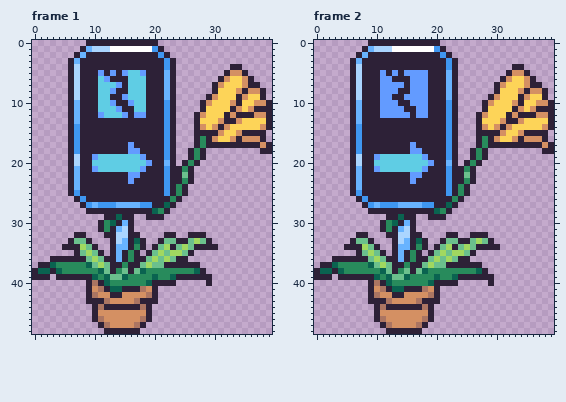
Two versions of one pixel-art file, raw_assets/Danny/eastsign.aseprite. The first picture shows the starting point.
40x49 pixels, 3 frames. Shown: frame 1, frame 2. The commit also changed other frames, which this record leaves out.
New version:
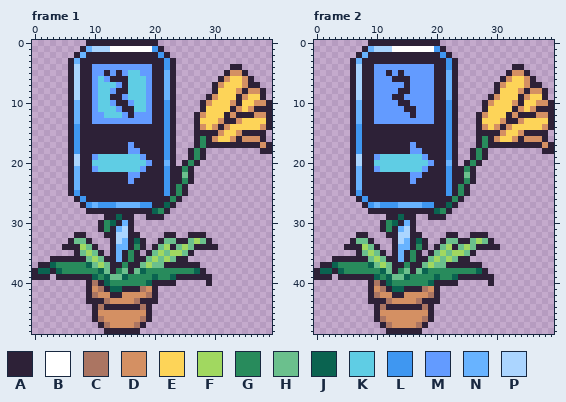
Palette (. is transparent): A #2d2137  B #ffffff  C #ab7562  D #d49063  E #fdd458  F #a1d860  G #288b5c  H #6bc08d  J #0a6350  K #5fcde4  L #3f97f1  M #639bff  N #68b3ff  P #abd5ff
Difference:
{"where": "frame 1"}
{"frame":1,"y":4,"x":10,"old":"AAAAAAAAAA","new":"MMMMMMMMMM"}
{"frame":1,"y":5,"x":10,"old":"A","new":"M"}
{"frame":1,"y":5,"x":19,"old":"A","new":"M"}
{"frame":1,"y":6,"x":10,"old":"A","new":"M"}
{"frame":1,"y":6,"x":19,"old":"A","new":"M"}
{"frame":1,"y":7,"x":10,"old":"A","new":"M"}
{"frame":1,"y":7,"x":19,"old":"A","new":"M"}
{"frame":1,"y":8,"x":10,"old":"A","new":"M"}
{"frame":1,"y":8,"x":19,"old":"A","new":"M"}
{"frame":1,"y":9,"x":10,"old":"A","new":"M"}
{"frame":1,"y":9,"x":19,"old":"A","new":"M"}
{"frame":1,"y":10,"x":10,"old":"A","new":"M"}
{"frame":1,"y":10,"x":19,"old":"A","new":"M"}
{"frame":1,"y":11,"x":10,"old":"A","new":"M"}
{"frame":1,"y":11,"x":19,"old":"A","new":"M"}
{"frame":1,"y":12,"x":10,"old":"A","new":"M"}
{"frame":1,"y":12,"x":19,"old":"A","new":"M"}
{"frame":1,"y":13,"x":10,"old":"AAAAAAAAAA","new":"MMMMMMMMMM"}
{"where": "frame 2"}
{"frame":2,"y":4,"x":10,"old":"AAAAAAAAAA","new":"MMMMMMMMMM"}
{"frame":2,"y":5,"x":10,"old":"A","new":"M"}
{"frame":2,"y":5,"x":19,"old":"A","new":"M"}
{"frame":2,"y":6,"x":10,"old":"A","new":"M"}
{"frame":2,"y":6,"x":19,"old":"A","new":"M"}
{"frame":2,"y":7,"x":10,"old":"A","new":"M"}
{"frame":2,"y":7,"x":19,"old":"A","new":"M"}
{"frame":2,"y":8,"x":10,"old":"A","new":"M"}
{"frame":2,"y":8,"x":19,"old":"A","new":"M"}
{"frame":2,"y":9,"x":10,"old":"A","new":"M"}
{"frame":2,"y":9,"x":19,"old":"A","new":"M"}
{"frame":2,"y":10,"x":10,"old":"A","new":"M"}
{"frame":2,"y":10,"x":19,"old":"A","new":"M"}
{"frame":2,"y":11,"x":10,"old":"A","new":"M"}
{"frame":2,"y":11,"x":19,"old":"A","new":"M"}
{"frame":2,"y":12,"x":10,"old":"A","new":"M"}
{"frame":2,"y":12,"x":19,"old":"A","new":"M"}
{"frame":2,"y":13,"x":10,"old":"AAAAAAAAAA","new":"MMMMMMMMMM"}
